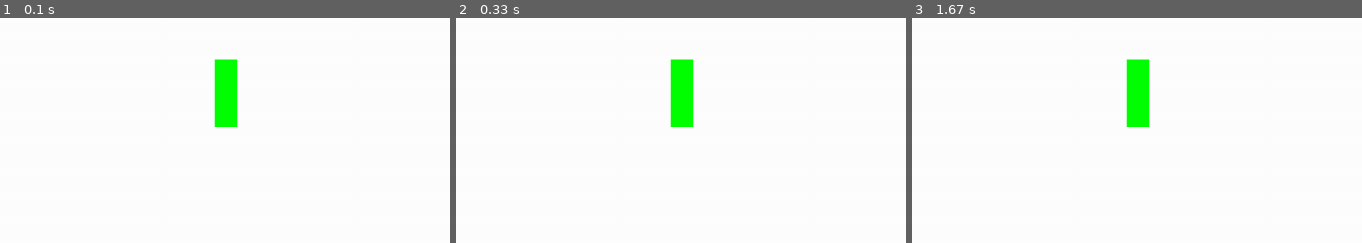
Above: before the commit, frames 1-3 (left to right).
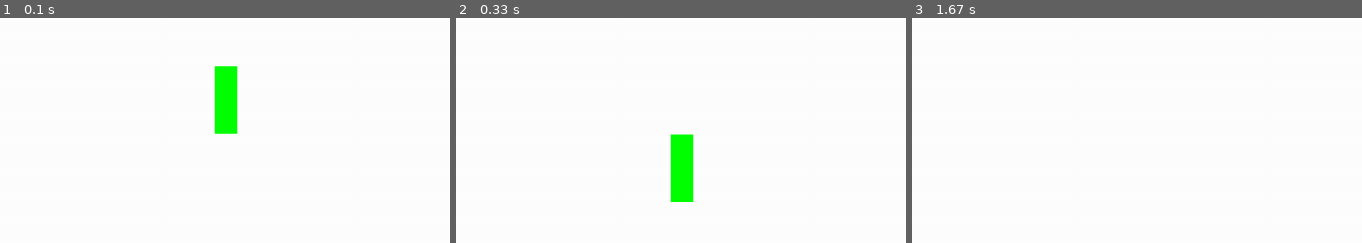
Above: after the commit, the same moments.

Repository: bebopsanders/pygameJetPack
Game: pygame game, started from main.py
The game is run twice, just before and just after one commit, with the same random seed, the same clock (stepped at 60 frames per second) and the same inputs.
Inputs:
- Up to frame 1 (0.1 s): no input
- Up to frame 2 (0.33 s): no input
- Up to frame 3 (1.67 s): no input
The pictures show only the part of the screen within x 25-75%, y 26-76%; the shares and areas given below are measured in that part.

The runs differ from the first frame. In frame 1, 0.4% of the frame differs, in the area x 47-53%, y 18-52%; in frame 2, 3.2%, in the area x 47-53%, y 18-82%; in frame 3, 1.6%.

Commit message:
added gravity to Player set default acc.y to 0.5, created Platform class for creating platform objects/sprites

Diff:
--- a/sprites.py
+++ b/sprites.py
@@ -15,7 +15,7 @@
         self.acc = vec(0,0)
 
     def update(self):
-        self.acc = vec(0,0)
+        self.acc = vec(0,0.5)
         keys = pg.key.get_pressed()
         if keys[pg.K_a]:
             self.acc.x = -0.5
@@ -25,7 +25,7 @@
             self.acc.y = 0.5
         if keys[pg.K_w]:
             self.acc.y = -0.5
-        self.acc += self.vel * -0.07
+        self.acc.x += self.vel.x * -0.07
         self.vel += self.acc
         self.pos += self.vel + 0.5 * self.acc
         self.rect.midbottom = self.pos
@@ -33,3 +33,12 @@
             self.pos.x = 0
         if self.pos.x < 0:
             self.pos.x = WIDTH
+
+class Platform(pg.sprite.Sprite):
+    def __init__(self,x,y,w,h):
+        pg.sprite.Sprite.__init__(self)
+        self.image = pg.Surface((w,h))
+        self.image.fill(RED)
+        self.rect = self.image.get_rect()
+        self.rect.x = x
+        self.rect.y = y
